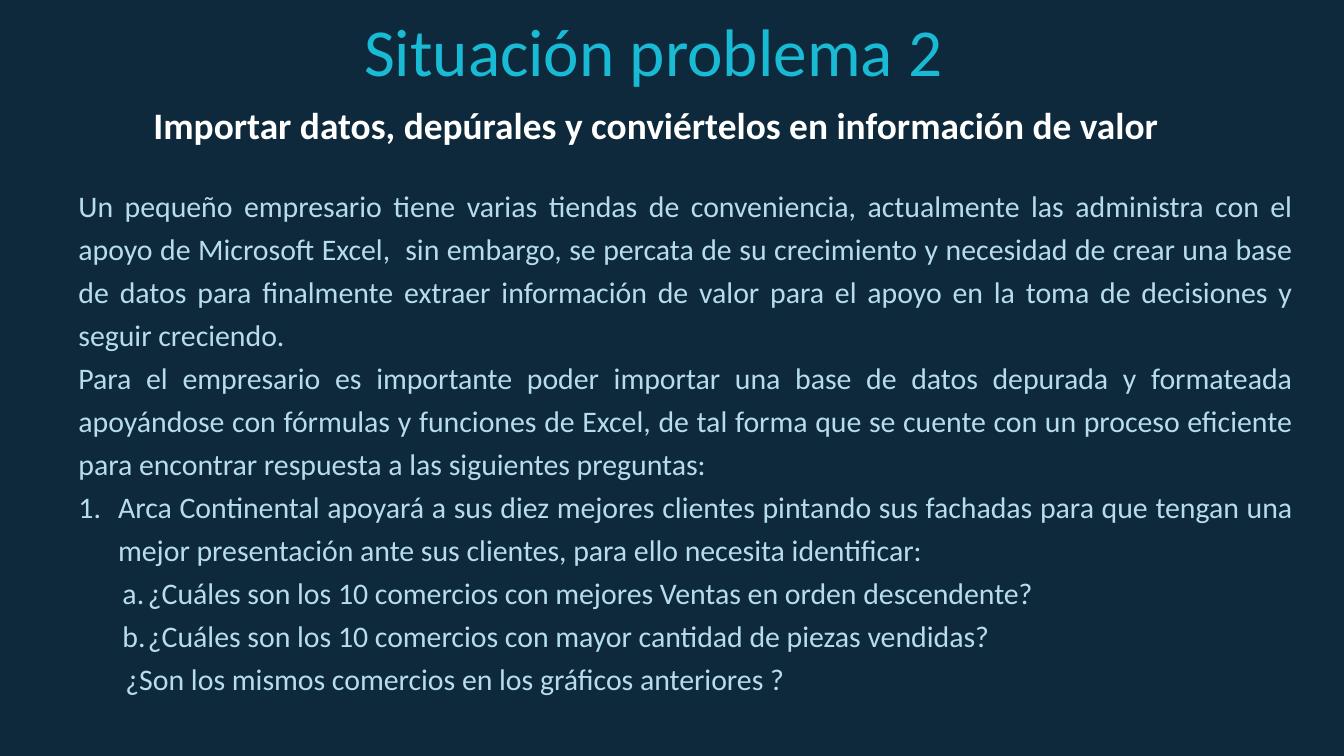
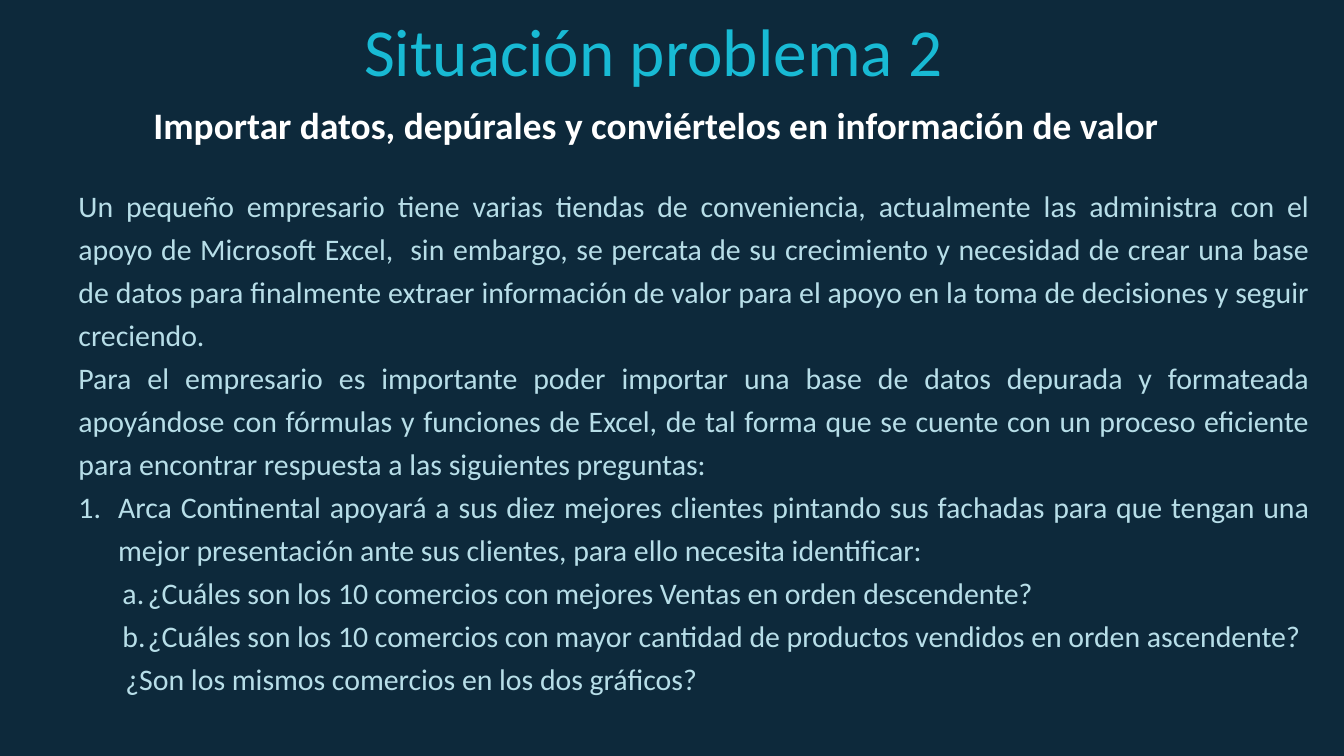
Before and after one commit to lizetheP/PensamientoC, a slide deck: slide 2 of Calendario2019/Presentaciones/Semana5/SITUACION2F.pptx. Drawn at 1344x756 pixels with LibreOffice and Linux fonts; fonts in the diff are those of the drawing. Boxes give left, top, right and bottom in pixels: in the first picture for what was removed or moved away, otherwise in the second. Text is boxed around its words. In the diff, an @@ line names an element or a change of style, - is before the commit and + after.

```diff
--- a/Calendario2019/Presentaciones/Semana5/SITUACION2F.pptx
+++ b/Calendario2019/Presentaciones/Semana5/SITUACION2F.pptx
@@ text at (122, 626, 1300, 695): text changed @@
-  b. ¿Cuáles son los 10 comercios con mayor cantidad de piezas vendidas?
-¿Son los mismos comercios en los gráficos anteriores ?
+  b. ¿Cuáles son los 10 comercios con mayor cantidad de productos vendidos en orden ascendente?
+¿Son los mismos comercios en los dos gráficos?
```
Also in this commit, not shown: 14 other slides changed, 8 slides added, 2 slides removed, 20 other files.
